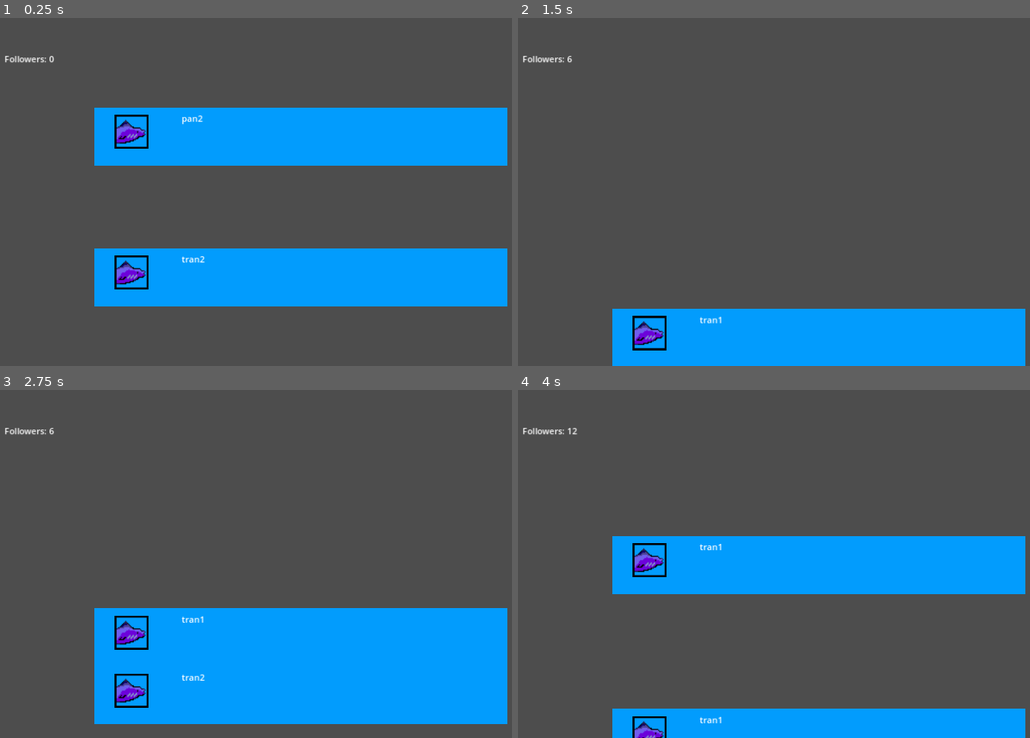
Above: before the commit, frames 1-4 (two rows, left to right).
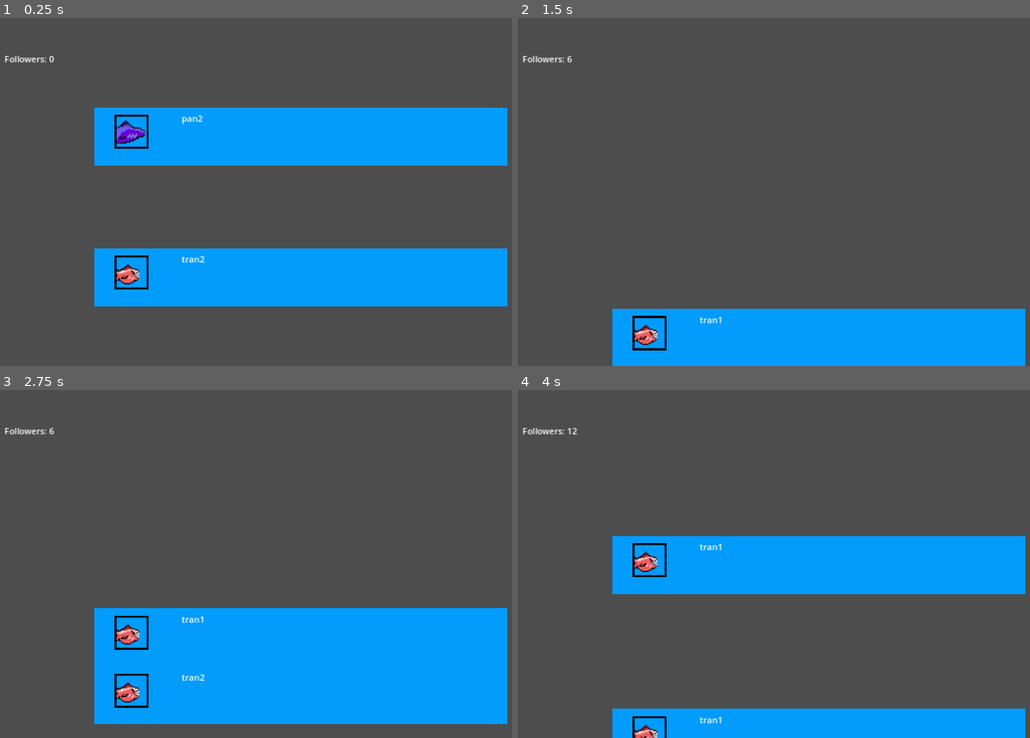
Above: after the commit, the same moments.

Repository: SuperchupuDev/fishtwt
Game: Godot game, scene res://main.tscn
Two runs of this game, one before a commit and one after it. Both use one fixed random seed, a clock stepped at 60 frames per second and the inputs below.
Inputs (mouse positions are in pixels of both pictures, inside the frame that each line leads up to):
- Up to frame 1 (0.25 s): no input
- Up to frame 2 (1.5 s): move the mouse to (820, 122) at 0.52 s; click (820, 122) at 0.67 s; move the mouse to (820, 219) at 1.27 s; click (820, 219) at 1.42 s
- Up to frame 3 (2.75 s): move the mouse to (363, 487) at 2.02 s; click (363, 487) at 2.17 s
- Up to frame 4 (4 s): move the mouse to (820, 696) at 2.77 s; click (820, 696) at 2.92 s; move the mouse to (820, 710) at 3.52 s; click (820, 710) at 3.67 s

The runs differ from the first frame. In frame 1, 0.3% of the frame differs, in the area x 22-29%, y 69-77%; in frame 2, 0.3%; in frame 3, 0.5%, in the area x 22-29%, y 66-90%; in frame 4, 0.5%.

Commit message:
ADED BAIT

Diff:
--- a/enemyplaceholder.gd
+++ b/enemyplaceholder.gd
@@ -3,7 +3,7 @@
 @export var type: int
 var sprite:Sprite2D
 var label:Label
-var sprites=["res://fishpfp1.png","res://fishpfp1.png"]
+var sprites=["res://fishpfp1.png","res://baitpfp1.png"]
 var messages=[["pan1","pan2"],["tran1","tran2"]]
 var rng =RandomNumberGenerator.new()
 
@@ -27,5 +27,4 @@
 		else:
 			Global.points += 5
 		print("clicked");
-		print(Global.points)
 		queue_free()
Binary file added: baitpfp1.png
Not shown, added: baitpfp1.png.import
